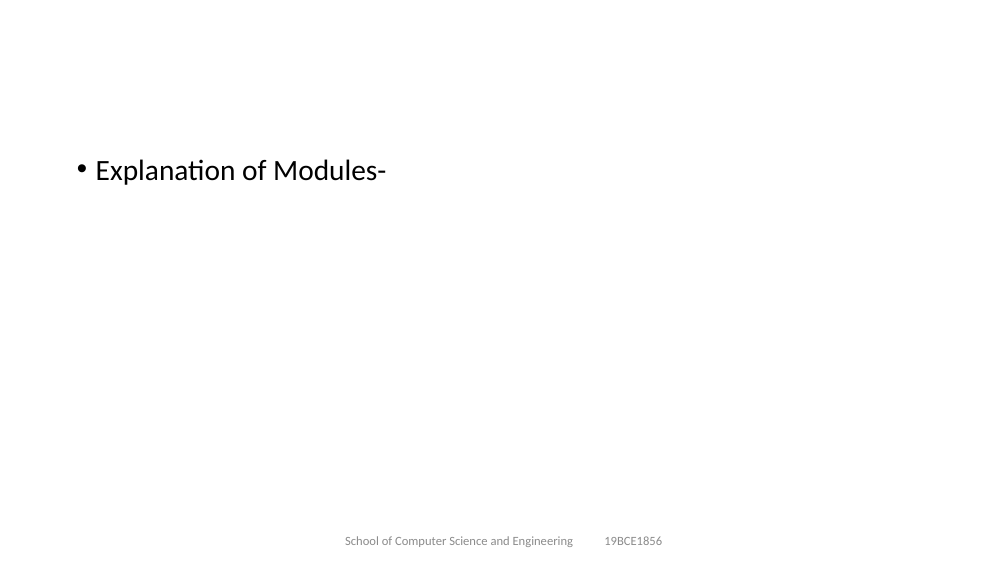
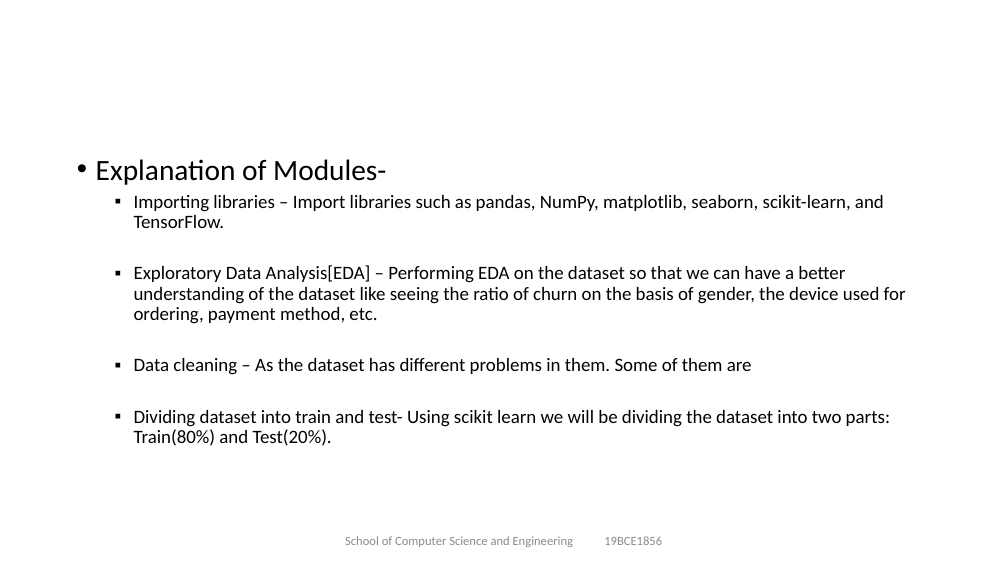
Before and after one commit to tusharmaurya267/E-commerce-Research-paper, a slide deck: slide 12 of CAPSTONE PROJECT REVIEW 2.pptx. Drawn at 1008x567 pixels with LibreOffice and Linux fonts; fonts in the diff are those of the drawing. Boxes give left, top, right and bottom in pixels: in the first picture for what was removed or moved away, otherwise in the second. Text is boxed around its words. In the diff, an @@ line names an element or a change of style, - is before the commit and + after.

```diff
--- a/CAPSTONE PROJECT REVIEW 2.pptx
+++ b/CAPSTONE PROJECT REVIEW 2.pptx
@@ text at (134,195,906,446): paragraphs added @@
+  ▪ Importing libraries – Import libraries such as pandas, NumPy, matplotlib, seaborn, scikit-learn, and TensorFlow.
+  ▪ Exploratory Data Analysis[EDA] – Performing EDA on the dataset so that we can have a better understanding of the dataset like seeing the ratio of churn on the basis of gender, the device used for ordering, payment method, etc.
+  ▪ Data cleaning – As the dataset has different problems in them. Some of them are
+  ▪ Dividing dataset into train and test- Using scikit learn we will be dividing the dataset into two parts: Train(80%) and Test(20%).
```
Also in this commit, not shown: 3 other slides changed, 1 slide added.
